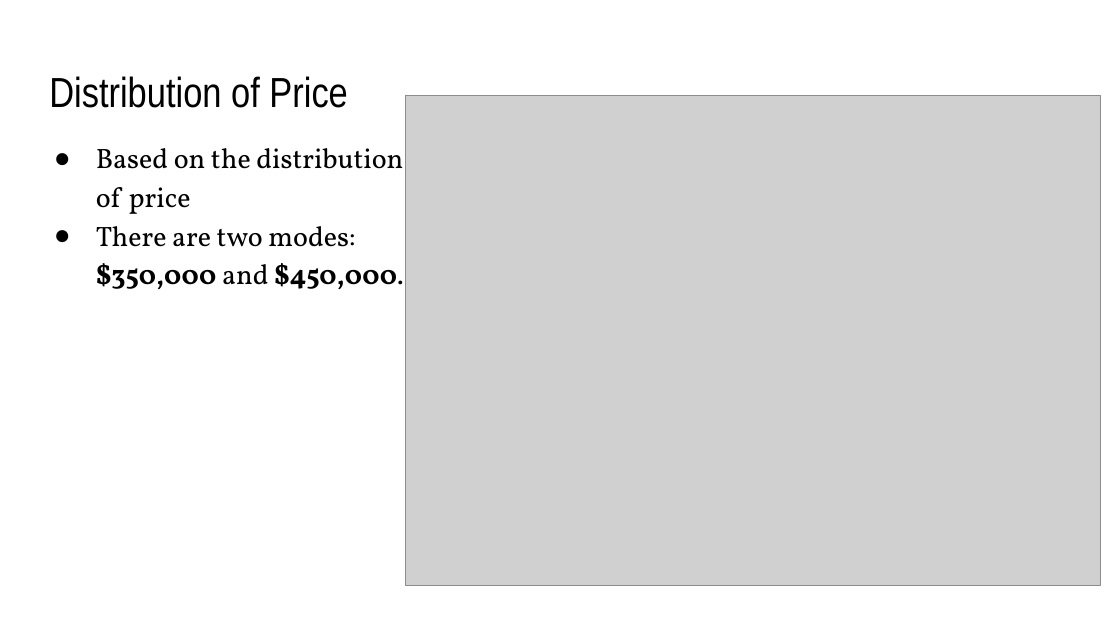
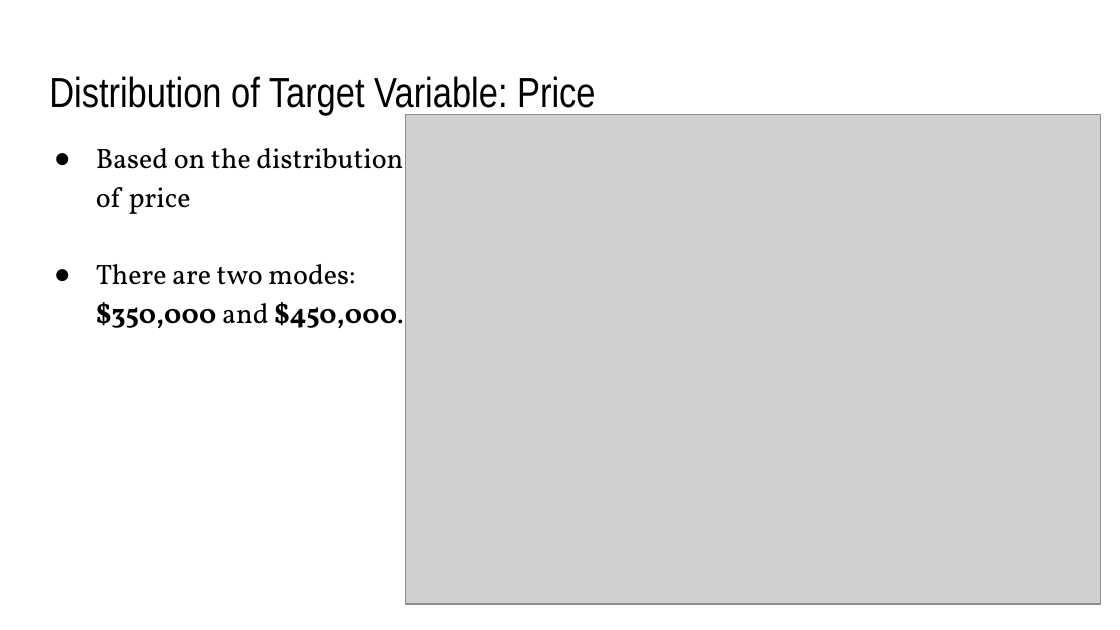
Before and after one commit to KierraDangerfield/Predicting-King-County-House-Prices, a slide deck: slide 8 of Reports/Predicting King County House Prices.pptx (slide 4 before the commit). Drawn at 1120x630 pixels with LibreOffice and Linux fonts; fonts in the diff are those of the drawing; grey boxes stand for pictures. Boxes give left, top, right and bottom in pixels: in the first picture for what was removed or moved away, otherwise in the second. Text is boxed around its words. In the diff, an @@ line names an element or a change of style, - is before the commit and + after.

```diff
--- a/Reports/Predicting King County House Prices.pptx
+++ b/Reports/Predicting King County House Prices.pptx
@@ title at (x1=49, y1=76, x2=595, y2=116): text changed @@
-Distribution of Price
+Distribution of Target Variable: Price
@@ picture moved from (x1=405, y1=95, x2=1101, y2=586) to (x1=405, y1=114, x2=1101, y2=605) @@
@@ text "Based on the distribution of ..." rewrapped from (x1=96, y1=148, x2=404, y2=289) to (x1=96, y1=148, x2=404, y2=328) @@
```
Also in this commit, not shown: 8 other slides changed, 6 slides added, 4 other files.
